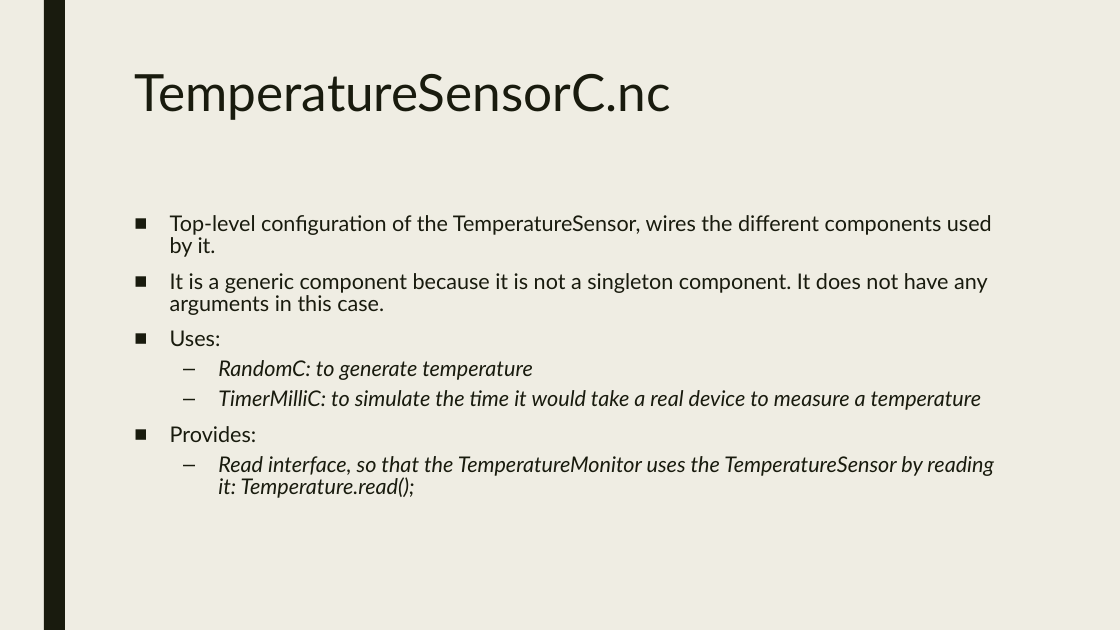
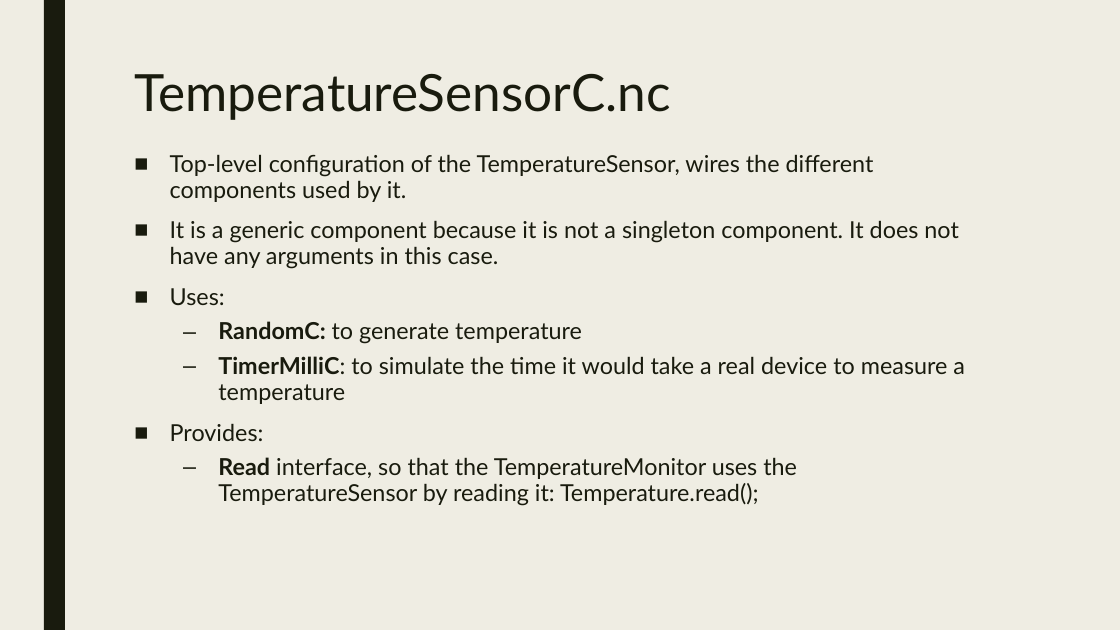
Before and after one commit to malonsocortes/Middleware_Final_Projects, a slide deck: slide 10 of Presentations/TemperatureProj.pptx. Drawn at 1120x630 pixels with LibreOffice and Linux fonts; fonts in the diff are those of the drawing. Boxes give left, top, right and bottom in pixels: in the first picture for what was removed or moved away, otherwise in the second. Text is boxed around its words. In the diff, an @@ line names an element or a change of style, - is before the commit and + after.

Commit message:
Final touches in presentation of Temperature Project

```diff
--- a/Presentations/TemperatureProj.pptx
+++ b/Presentations/TemperatureProj.pptx
@@ text "Top-level configuration of the TemperatureSensor, ...": place and size @@
-text "Top-level configuration of the TemperatureSensor, ..." at <box>170,215,994,498</box>
+text "Top-level configuration of the TemperatureSensor, ..." at <box>170,154,965,506</box>
@@ text "Top-level configuration of the TemperatureSensor, ..." at <box>170,154,965,506</box>: size 18.5 to 20 pt; bold on in "RandomC:", "TimerMilliC:", "Read"; italic off in "RandomC: to generate temperature", "TimerMilliC: to simulate the time it would ...", "Read interface, so that the TemperatureMonitor uses ..."; line spacing 0.84 to 0.94 @@
```
Also in this commit, not shown: 13 other slides changed.
